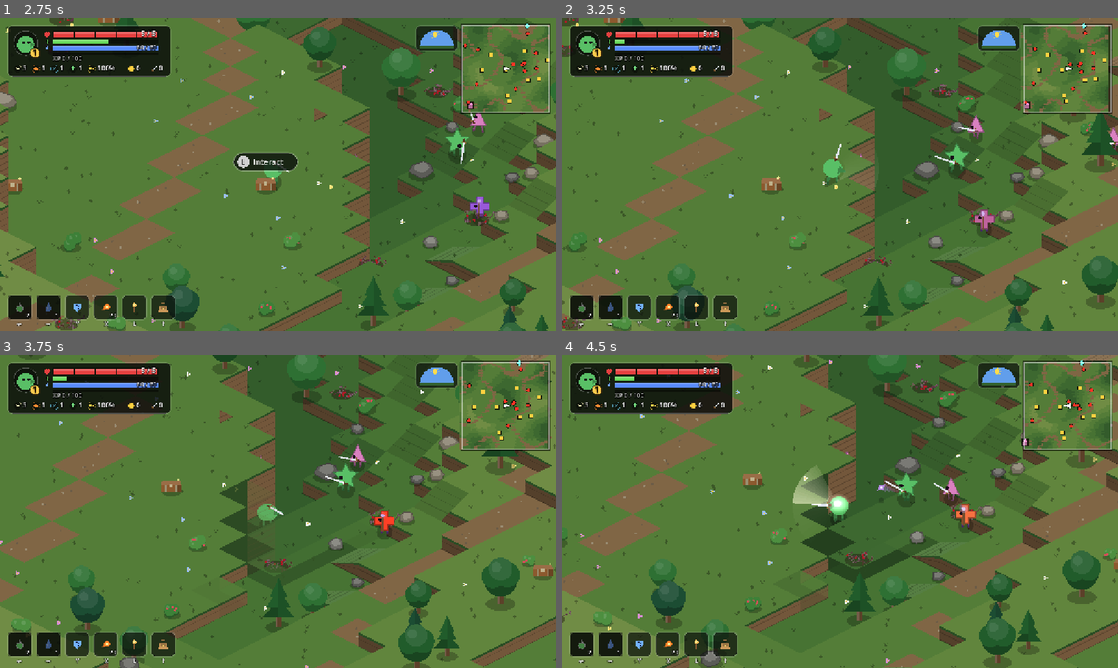
Above: before the commit, frames 1-4 (two rows, left to right).
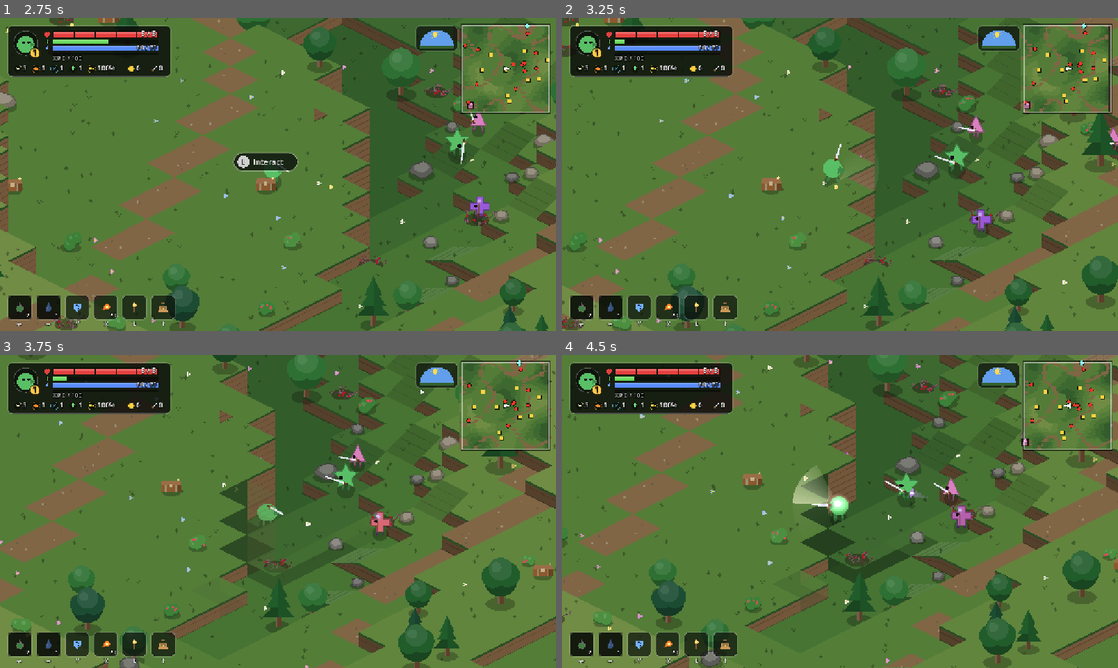
Above: after the commit, the same moments.

Repository: fdamore1984/gobelino-game
Game: Godot game, scene res://scenes/menu.tscn
Same seed, same stepped clock (60 frames per second), same inputs: the game is played once before the commit and once after it.
Inputs (mouse positions are in pixels of both pictures, inside the frame that each line leads up to):
- Up to frame 1 (2.75 s): click "New game" at 0.5 s; tap Enter (ui_accept) at 1.25 s; move the mouse to (400, 158) at 1.27 s; hold D (move_right) 1.28-2 s; hold J (attack) 1.28-2 s; click (400, 158) at 1.42 s; tap F (jump) at 1.52 s; drag from (166, 190) to (250, 237) at 2.02 s
- Up to frame 2 (3.25 s): move the mouse to (895, 105) at 2.77 s; hold D (move_right) from 2.78 s (still down); hold Space (dodge) from 2.78 s (still down); tap J (attack) at 3.05 s
- Up to frame 3 (3.75 s): release D (move_right) at 3.5 s; release Space (dodge) at 3.5 s; drag from (250, 574) to (111, 464) at 3.52 s
- Up to frame 4 (4.5 s): move the mouse to (1006, 558) at 4.27 s; hold A (move_left) from 4.28 s (still down); hold J (attack) from 4.28 s (still down); tap E (interact) at 4.35 s

Frame 1 is identical in both runs. In frame 2, 0.2% of the frame differs, in the area x 73-94%, y 16-71%; in frame 3, 0.2%; in frame 4, 0.4%, in the area x 56-94%, y 16-58%.

Commit message:
Colpi, aggancio e palle di fuoco solo in linea di vista
- World.clear_line / blocks_projectile: pareti, montagne, roccia e
  ostacoli solidi fermano colpi e linea di vista
- I dardi dei lanciatori si spengono contro gli ostacoli; senza linea di
  vista i lanciatori non caricano né tirano
- Si agganciano solo nemici in vista; nascosti per 0,6 s si sganciano
- Le palle di fuoco cercano solo nemici raggiungibili e lasciano il
  bersaglio se finisce dietro un ostacolo
- README e pagina itch aggiornati

Co-Authored-By: Claude Opus 5.5 <noreply@anthropic.com>
Claude-Session: https://claude.ai/code/session_01RZiywFjVqLoW3b1UN9Ro6e

Diff:
--- a/scripts/enemy.gd
+++ b/scripts/enemy.gd
@@ -276,7 +276,7 @@
 				_begin_slam()
 			elif _can_summon(distance):
 				_begin_summon()
-			elif _attack_cooldown == 0.0 and distance <= _attack_trigger_range():
+			elif _attack_cooldown == 0.0 and distance <= _attack_trigger_range() and _can_shoot_player():
 				_strikes = 0
 				_begin_windup(_type["windup"][0], _type["windup"][1], true)
 			else:
@@ -328,7 +328,9 @@
 				_velocity = Vector2.ZERO
 				if not _strike_resolved:
 					_strike_resolved = true
-					_shoot_bolt()
+					# Se intanto il giocatore è finito dietro un ostacolo, niente dardo.
+					if _can_shoot_player():
+						_shoot_bolt()
 			if _state == State.STRIKE and _state_time >= STRIKE_TIME:
 				_velocity = _velocity * 0.2
 				if _strikes < int(_type["max_strikes"]) and player_active and randf() < COMBO_CHANCE:
@@ -486,6 +488,14 @@
 
 func _is_ranged() -> bool:
 	return _type.has("ranged")
+
+
+## I lanciatori tirano solo se il dardo può arrivare al giocatore (niente
+## pareti, montagne, roccia o ostacoli solidi in mezzo); gli altri sempre.
+func _can_shoot_player() -> bool:
+	if not _is_ranged() or player == null or World.current == null:
+		return true
+	return World.current.clear_line(global_position, player.global_position, ground_elevation, EnemyBolt.FLIGHT_HEIGHT)
 
 
 ## Dardo magico verso la direzione dell'attacco.
--- a/scripts/enemy_bolt.gd
+++ b/scripts/enemy_bolt.gd
@@ -2,6 +2,7 @@
 extends Node2D
 ## Dardo magico scagliato dai nemici lanciatori: vola dritto e colpisce il
 ## giocatore (si può schivare, saltare o parare come gli altri colpi).
+## Non attraversa pareti, montagne, roccia e ostacoli solidi: lì si spegne.
 
 const RADIUS := 9.0
 const FLIGHT_HEIGHT := 26.0
@@ -34,6 +35,9 @@
 		if player.receive_hit(position - direction * 40.0, damage) != "ignored":
 			queue_free()
 			return
+	if World.current and World.current.blocks_projectile(position, altitude, FLIGHT_HEIGHT, RADIUS):
+		queue_free()
+		return
 	if _travelled >= max_distance:
 		queue_free()
 	queue_redraw()
--- a/scripts/fireball.gd
+++ b/scripts/fireball.gd
@@ -1,7 +1,9 @@
 class_name Fireball
 extends Node2D
-## Palla di fuoco lanciata dal giocatore: cerca il nemico più vicino, lo
-## insegue curvando e lo colpisce. Senza nemici vola dritta e si spegne.
+## Palla di fuoco lanciata dal giocatore: cerca il nemico più vicino che
+## può raggiungere (niente pareti o ostacoli in mezzo, vedi
+## World.clear_line), lo insegue curvando e lo colpisce; se il bersaglio
+## finisce dietro un ostacolo lo lascia e prosegue dritta. Senza nemici vola dritta e si spegne.
 ## Non attraversa niente: si schianta contro alberi, sassi, casse e gli altri
 ## ostacoli solidi, contro le pareti più alte del suo volo, le montagne e la
 ## roccia del sotterraneo.
@@ -14,6 +16,7 @@
 ## Cerca bersagli entro questa distanza.
 const SEEK_RANGE := 650.0
 const RADIUS := 10.0
+const SIGHT_INTERVAL := 0.1
 ## Volando, resta sopra il terreno a questa altezza.
 const FLIGHT_HEIGHT := 30.0
 ## Colpisce solo nemici più o meno alla sua altezza.
@@ -31,6 +34,8 @@
 var target: Enemy
 var _target: Enemy
 var _age := 0.0
+## La linea di vista verso il bersaglio si ricontrolla a intervalli.
+var _sight_check := 0.0
 var _exploding := 0.0
 var _trail: Array[Vector2] = []
 var _light := PointLight2D.new()
@@ -43,7 +48,7 @@
 	_light.energy = 0.9
 	_light.texture_scale = 0.7
 	add_child(_light)
-	_target = target if target and is_instance_valid(target) and not target.is_dead() else _find_target()
+	_target = target if target and is_instance_valid(target) and not target.is_dead() and _can_reach(target) else _find_target()
 
 
 func _physics_process(delta: float) -> void:
@@ -55,8 +60,14 @@
 		if _exploding >= EXPLOSION_TIME:
 			queue_free()
 		return
+	_sight_check -= delta
 	if _target == null or not is_instance_valid(_target) or _target.is_dead():
-		_target = _find_target()
+		_target = _find_target() if _sight_check <= 0.0 else null
+		_sight_check = SIGHT_INTERVAL
+	elif _sight_check <= 0.0:
+		_sight_check = SIGHT_INTERVAL
+		if not _can_reach(_target):
+			_target = _find_target()
 	if _target:
 		var wanted := (_target.global_position - global_position).normalized()
 		direction = Vector2.from_angle(rotate_toward(direction.angle(), wanted.angle(), TURN_RATE * delta))
@@ -85,19 +96,15 @@
 ## montagna o la roccia: lì la palla si schianta.
 func _hits_scenery() -> bool:
 	var world := World.current
-	if world == null:
+	return world != null and world.blocks_projectile(global_position, altitude, FLIGHT_HEIGHT, RADIUS)
+
+
+## Il nemico è alla quota della palla e nessun ostacolo sta in mezzo.
+func _can_reach(enemy: Enemy) -> bool:
+	if absf(enemy.ground_elevation - altitude) > HIT_HEIGHT_REACH:
 		return false
-	var cell := World.cell_at(global_position)
-	var kind := world.kind_of(cell)
-	if kind == World.Kind.MOUNTAIN or kind == World.Kind.ROCK:
-		return true
-	if world.elevation_at(global_position) > altitude + FLIGHT_HEIGHT:
-		return true
-	for obstacle: Dictionary in world.obstacles_near(global_position):
-		if obstacle["solid"] and global_position.distance_to(obstacle["position"]) < RADIUS + obstacle["collision"] \
-				and absf(obstacle["elevation"] - altitude) < HIT_HEIGHT_REACH:
-			return true
-	return false
+	var world := World.current
+	return world == null or world.clear_line(global_position, enemy.global_position, altitude, FLIGHT_HEIGHT)
 
 
 func _find_target() -> Enemy:
@@ -105,10 +112,10 @@
 	var best_distance := SEEK_RANGE
 	for node in get_tree().get_nodes_in_group("enemies"):
 		var enemy := node as Enemy
-		if enemy == null or enemy.is_dead() or absf(enemy.ground_elevation - altitude) > HIT_HEIGHT_REACH:
+		if enemy == null or enemy.is_dead():
 			continue
 		var distance := global_position.distance_to(enemy.global_position)
-		if distance < best_distance:
+		if distance < best_distance and _can_reach(enemy):
 			best = enemy
 			best_distance = distance
 	return best
--- a/scripts/player.gd
+++ b/scripts/player.gd
@@ -115,6 +115,11 @@
 ## della distanza, fino a LOCK_CAMERA_MAX.
 const LOCK_RANGE := 650.0
 const LOCK_BREAK_RANGE := 900.0
+## Si agganciano solo i nemici in vista (nessuna parete, montagna o
+## ostacolo solido in mezzo, vedi World.clear_line); se il bersaglio resta
+## nascosto per questo tempo si sgancia (o si passa a un altro in vista).
+const LOCK_HIDDEN_TIME := 0.6
+const LOCK_SIGHT_INTERVAL := 0.15
 const LOCK_CAMERA_SHARE := 0.3
 const LOCK_CAMERA_MAX := 170.0
 ## All'impatto la telecamera trema, sempre meno.
@@ -400,6 +405,9 @@
 var _safe_altitude := 0.0
 ## Nemico agganciato (null se nessuno) e il suo mirino.
 var lock_target: Enemy
+var _lock_hidden := 0.0
+var _lock_sight_check := 0.0
+var _lock_visible := true
 var _lock_marker := LockMarker.new()
 ## Carica del colpo potente (0-1) e se il tasto è ancora tenuto premuto.
 var _charge := 0.0
@@ -979,27 +987,51 @@
 	Sfx.play_ui("ui_move" if lock_target else "ui_confirm")
 
 
-## Nemici vivi entro LOCK_RANGE, dal più vicino.
+## Nemici vivi in vista entro LOCK_RANGE, dal più vicino.
 func _lock_candidates() -> Array[Enemy]:
 	var result: Array[Enemy] = []
 	for node in get_tree().get_nodes_in_group("enemies"):
 		var enemy := node as Enemy
-		if enemy and not enemy.is_dead() and enemy.global_position.distance_to(global_position) <= LOCK_RANGE:
+		if enemy and not enemy.is_dead() and enemy.global_position.distance_to(global_position) <= LOCK_RANGE \
+				and _in_sight(enemy):
 			result.append(enemy)
 	result.sort_custom(func(a: Enemy, b: Enemy) -> bool:
 		return a.global_position.distance_squared_to(global_position) < b.global_position.distance_squared_to(global_position))
 	return result
 
 
-## Se il bersaglio muore si passa al più vicino; se si allontana troppo si sgancia.
+## Il nemico si vede da qui: guardando verso l'alto o verso il basso conta
+## il più alto dei due terreni, così un nemico su un gradino si vede.
+func _in_sight(enemy: Enemy) -> bool:
+	if World.current == null:
+		return true
+	var altitude := maxf(ground_elevation, enemy.ground_elevation)
+	return World.current.clear_line(global_position, enemy.global_position, altitude)
+
+
+## Se il bersaglio muore si passa al più vicino; se si allontana troppo o
+## resta nascosto dietro un ostacolo si sgancia (o si passa a un altro in vista).
 func _update_lock() -> void:
 	if lock_target == null:
 		return
 	if not is_instance_valid(lock_target) or lock_target.is_dead():
 		var candidates := _lock_candidates()
 		lock_target = candidates[0] if not candidates.is_empty() else null
+		_lock_hidden = 0.0
 	elif lock_target.global_position.distance_to(global_position) > LOCK_BREAK_RANGE:
 		lock_target = null
+	else:
+		var delta := get_physics_process_delta_time()
+		_lock_sight_check -= delta
+		if _lock_sight_check <= 0.0:
+			_lock_sight_check = LOCK_SIGHT_INTERVAL
+			_lock_visible = _in_sight(lock_target)
+		_lock_hidden = 0.0 if _lock_visible else _lock_hidden + delta
+		if _lock_hidden >= LOCK_HIDDEN_TIME:
+			var candidates := _lock_candidates()
+			lock_target = candidates[0] if not candidates.is_empty() else null
+			_lock_hidden = 0.0
+			_lock_visible = true
 	_lock_marker.target = lock_target
 
 
@@ -1501,7 +1533,7 @@
 	_spell_cooldown = SPELL_COOLDOWN
 	var fireball := Fireball.new()
 	fireball.direction = input.normalized() if input != Vector2.ZERO else facing
-	if lock_target:
+	if lock_target and _lock_visible:
 		fireball.target = lock_target
 		fireball.direction = (lock_target.global_position - global_position).normalized()
 	fireball.damage = spell_damage()
--- a/scripts/world.gd
+++ b/scripts/world.gd
@@ -64,6 +64,13 @@
 const CLOSE_SQUARE := 64.0
 const CLOSE_REACH := 48.0
 const CLOSE_COLLISION_MAX := 48.0
+## Linea di vista (vedi clear_line): passo dei controlli lungo la linea,
+## raggio del colpo, quota sopra cui una parete ferma il colpo e differenza
+## d'altezza entro cui un ostacolo lo ferma.
+const LINE_STEP := 20.0
+const LINE_RADIUS := 6.0
+const LINE_CLEARANCE := 30.0
+const PROJECTILE_HEIGHT_REACH := 70.0
 ## La luce dell'urto è all'altezza del corpo, sopra il punto toccato.
 const CONTACT_LIFT := 14.0
 ## Coordinate (u, v) dei vertici dentro il rombo: alto, destra, basso, sinistra.
@@ -846,6 +853,36 @@
 	return result
 
 
+## Un colpo che vola a quota altitude (altezza del terreno da cui parte)
+## si ferma in point: montagna o roccia, un terreno più alto di altitude +
+## clearance (una parete), o un ostacolo solido a quella quota.
+func blocks_projectile(point: Vector2, altitude: float, clearance: float, radius: float) -> bool:
+	var kind := kind_of(cell_at(point))
+	if kind == Kind.MOUNTAIN or kind == Kind.ROCK:
+		return true
+	if elevation_at(point) > altitude + clearance:
+		return true
+	for obstacle: Dictionary in obstacles_close(point):
+		if obstacle["solid"] and point.distance_to(obstacle["position"]) < radius + float(obstacle["collision"]) \
+				and absf(float(obstacle["elevation"]) - altitude) < PROJECTILE_HEIGHT_REACH:
+			return true
+	return false
+
+
+## Da from si vede to (niente pareti, montagne, roccia o ostacoli solidi in
+## mezzo) per un colpo a quota altitude: serve per mirare, agganciare e
+## cercare bersagli solo dove un colpo potrebbe arrivare. I due estremi
+## sono esclusi (chi tira e chi è bersaglio).
+func clear_line(from: Vector2, to: Vector2, altitude: float, clearance := LINE_CLEARANCE) -> bool:
+	var length := from.distance_to(to)
+	var steps := int(length / LINE_STEP)
+	for k in range(1, steps):
+		var point := from.lerp(to, float(k) / steps)
+		if blocks_projectile(point, altitude, clearance, LINE_RADIUS):
+			return false
+	return true
+
+
 ## Ostacolo non solido (cespuglio, rovi) su cui si trova il punto, quello
 ## che rallenta di più; vuoto se non ce ne sono.
 func ground_obstacle_at(point: Vector2, radius: float) -> Dictionary:
Not shown, changed: README.md
Not shown, changed: store/itch/README.md
